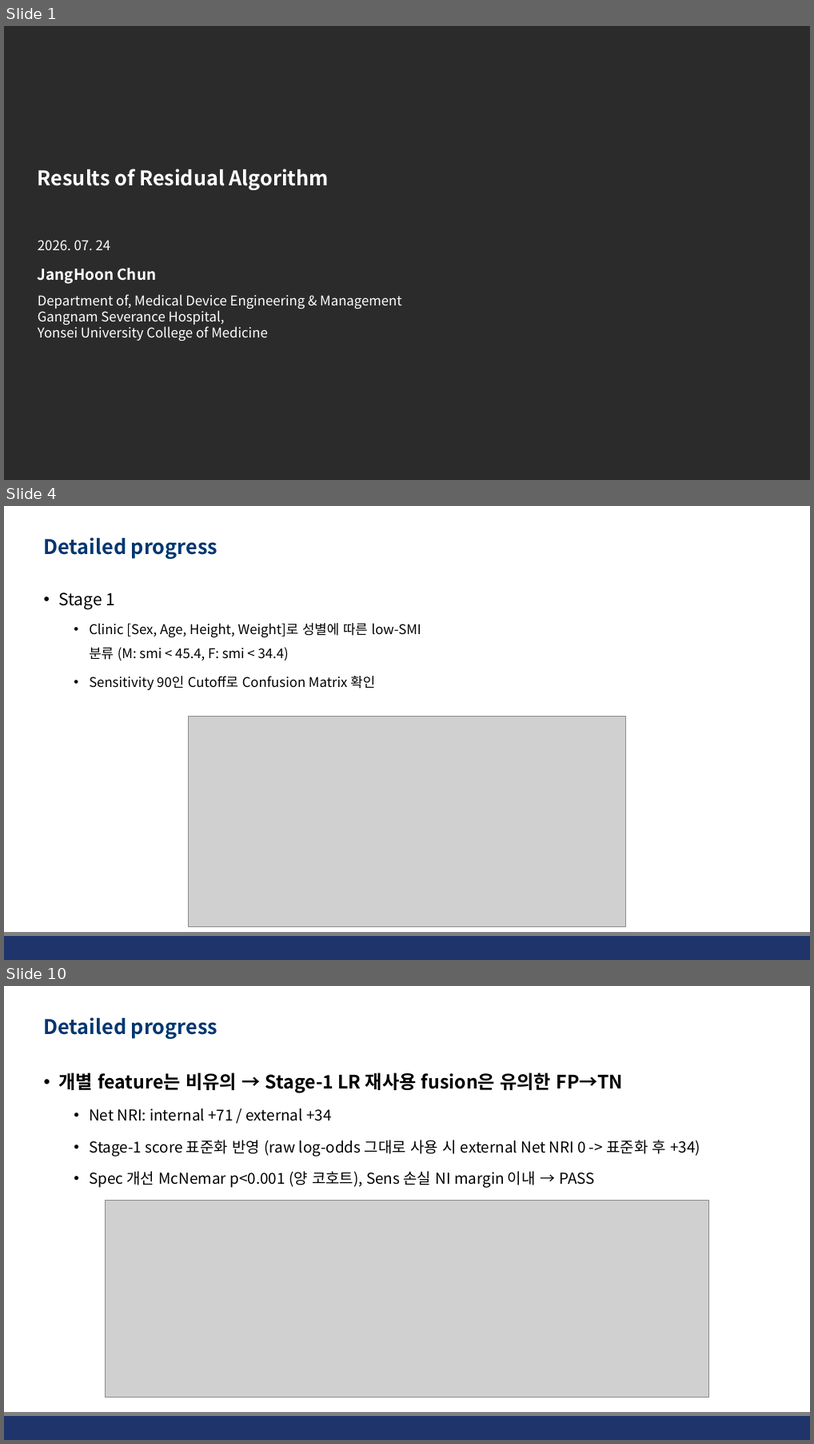
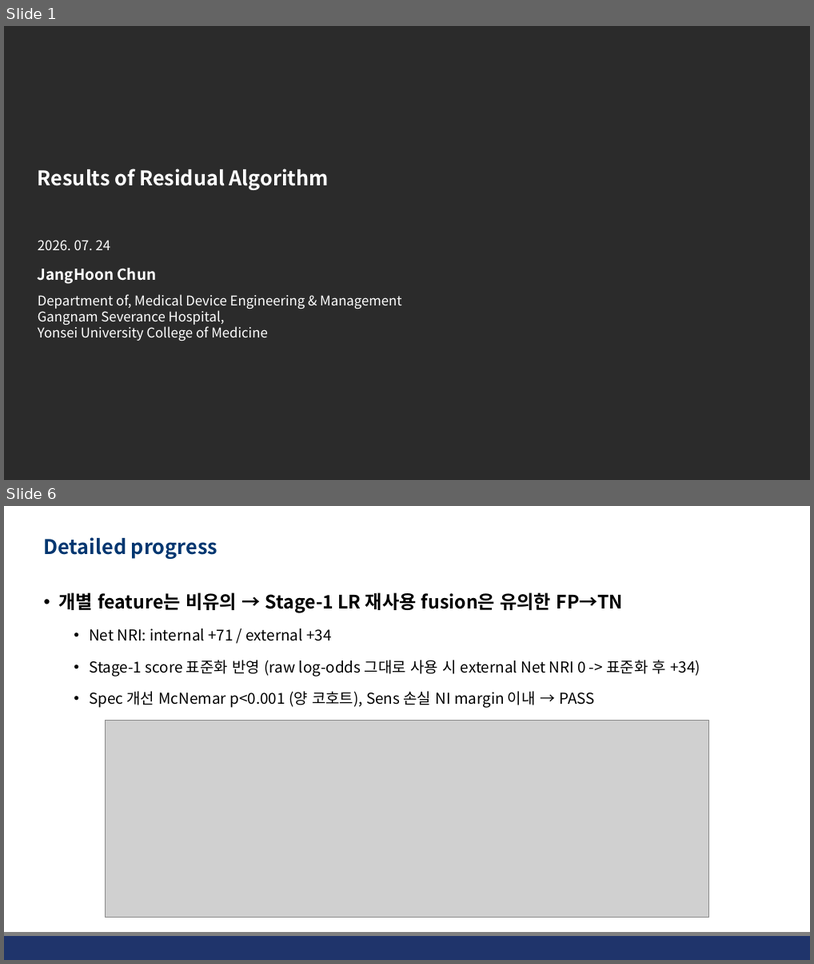
Before and after one commit to JHWannabe/Clinical_Study, a slide deck: docs/260724_Results_of_Residual_Algorithm.pptx. Shown one above the other, each under a label of ours: slides 1, 4 and 10 before the commit, slides 1 and 6 after it; the slides between them are not shown. The pictures are 814x1444 and 814x964 pixels, drawn with LibreOffice and Linux fonts; fonts in the diff are those of the drawing; grey boxes stand for pictures; background and template pictures are left out; a plain dark background stands for a picture behind light text. Boxes give left, top, right and bottom in pixels: in the first picture for what was removed or moved away, otherwise in the second. Text is boxed around its words. In the diff, an @@ line names an element or a change of style, - is before the commit and + after.

```diff
--- a/docs/260724_Results_of_Residual_Algorithm.pptx
+++ b/docs/260724_Results_of_Residual_Algorithm.pptx
@@ slide 4 removed at (4,506,810,960), background #FFFFFF; not listed: 2 template elements that a slide beside it also shows @@
@@ title removed at (44,537,218,559) @@
-Detailed progress
@@ text removed at (58,592,422,690) @@
-• Stage 1
-  • Clinic [Sex, Age, Height, Weight]로 성별에 따른 low-SMI 분류 (M: smi < 45.4, F: smi < 34.4)
-  • Sensitivity 90인 Cutoff로 Confusion Matrix 확인
@@ picture removed at (188,716,626,927) @@
@@ what was slide 10 is now slide 6 @@
```
Also in this commit, not shown: 9 slides changed, 2 slides added, 3 other slides removed, 25 other files.
